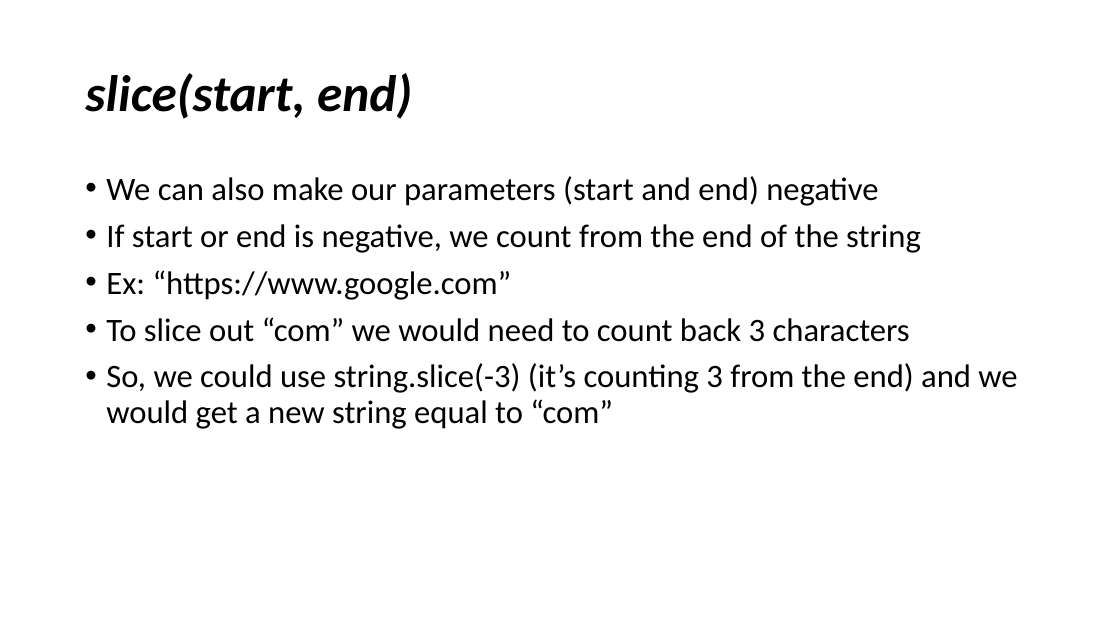
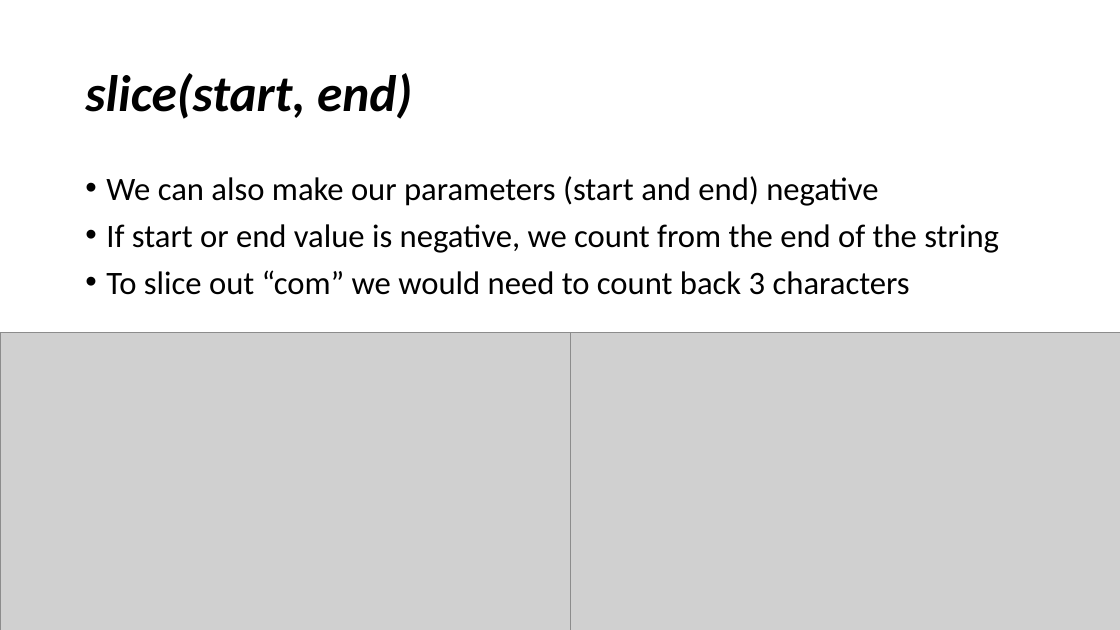
Before and after one commit to YWCANWIL-TechLab/Module4-DataTypes-Day1, a slide deck: slide 14 of slides/Strings.pptx. Drawn at 1120x630 pixels with LibreOffice and Linux fonts; fonts in the diff are those of the drawing; grey boxes stand for pictures. Boxes give left, top, right and bottom in pixels: in the first picture for what was removed or moved away, otherwise in the second. Text is boxed around its words. In the diff, an @@ line names an element or a change of style, - is before the commit and + after.

Commit message:
Updated Powerpoint

```diff
--- a/slides/Strings.pptx
+++ b/slides/Strings.pptx
@@ text at (106,224,999,253): text changed @@
-• If start or end is negative, we count from the end of the string
-• Ex: “https://www.google.com”
+• If start or end value is negative, we count from the end of the string
@@ picture added at (0,333,571,630) @@
@@ picture added at (571,333,1120,630) @@
@@ text at (106,363,1017,429): paragraph removed @@
-• So, we could use string.slice(-3) (it’s counting 3 from the end) and we would get a new string equal to “com”
```
Also in this commit, not shown: 2 other slides changed, 6 other files.
